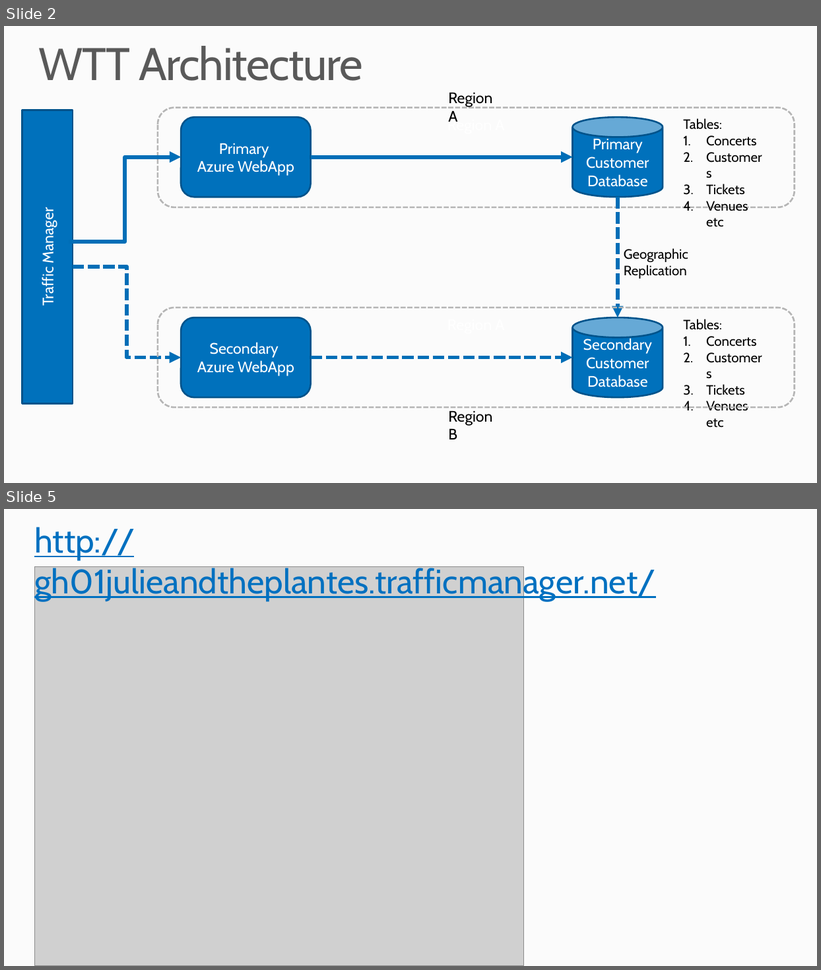
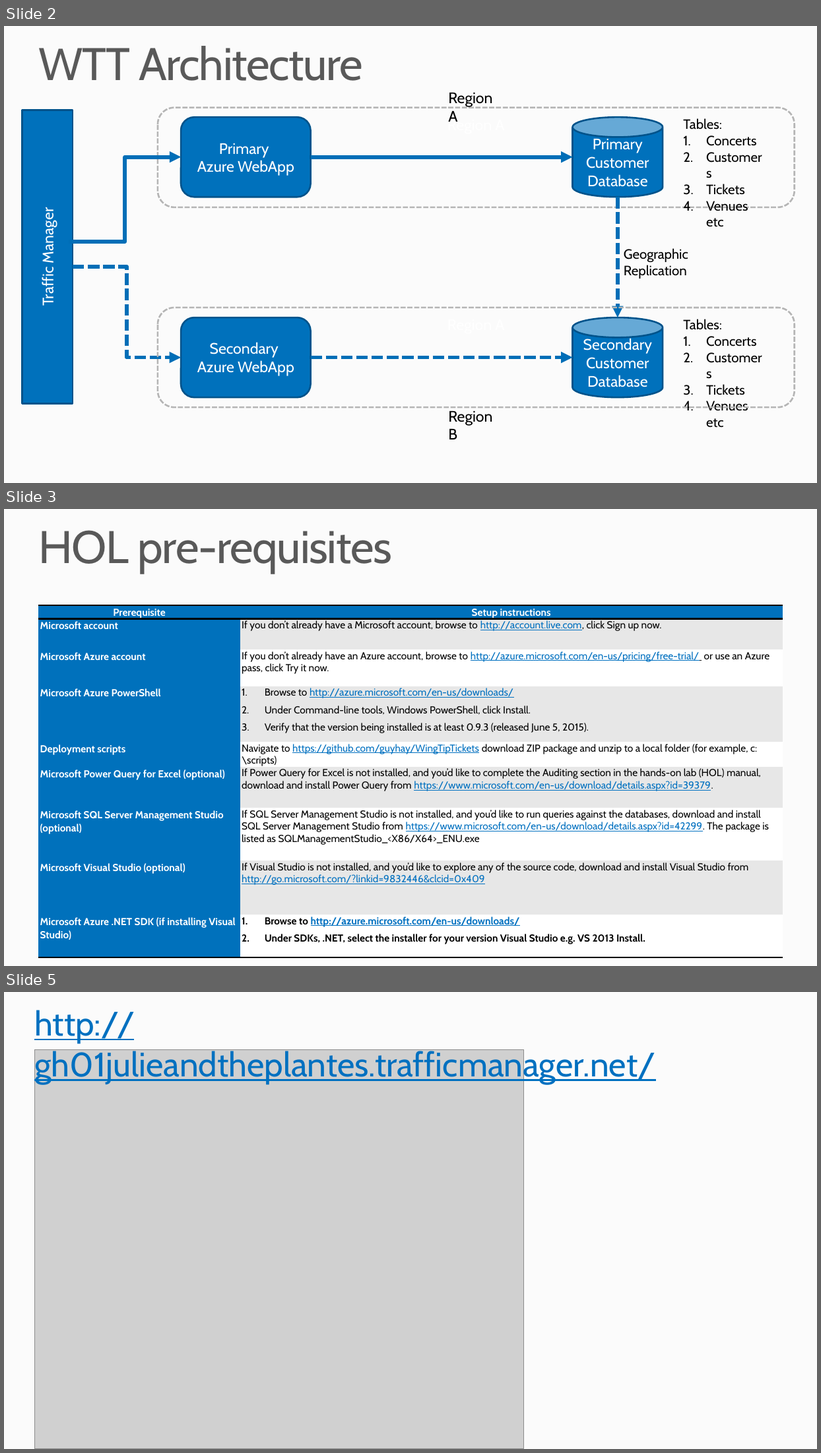
Before and after one commit to microsoft/WingTipTickets, a slide deck: Azure SQL Database - WingTipTickets HOL introduction v2 1.pptx. Shown one above the other, each under a label of ours: slides 2 and 5 before the commit, slides 2, 3 and 5 after it; the slides between them are not shown. The pictures are 821x970 and 821x1453 pixels, drawn with LibreOffice and Linux fonts; fonts in the diff are those of the drawing; grey boxes stand for pictures. Boxes give left, top, right and bottom in pixels: in the first picture for what was removed or moved away, otherwise in the second. Text is boxed around its words. In the diff, an @@ line names an element or a change of style, - is before the commit and + after.

```diff
--- a/Azure SQL Database - WingTipTickets HOL introduction v2 1.pptx
+++ b/Azure SQL Database - WingTipTickets HOL introduction v2 1.pptx
@@ slide 3 added at (x1=4, y1=509, x2=817, y2=966), background #FBFBFB @@
@@ title added at (x1=38, y1=530, x2=392, y2=574), 54 pt, text #595959 @@
+HOL pre-requisites
@@ table added at (x1=39, y1=605, x2=783, y2=956), 9 rows, 2 columns @@
+Prerequisite | Setup instructions
+Microsoft account | If you don’t already have a Microsoft account, browse to http://account.live.com, click Sign up now.
+Microsoft Azure account | If you don’t already have an Azure account, browse to http://azure.microsoft.com/en-us/pricing/free-trial/ or use an Azure pass, click Try it now.
+Microsoft Azure PowerShell | Browse to http://azure.microsoft.com/en-us/downloads/ / Under Command-line tools, Windows PowerShell, click Install. / Verify that the version being installed is at least 0.9.3 (released June 5, 2015).
+Deployment scripts | Navigate to https://github.com/guyhay/WingTipTickets download ZIP package and unzip to a local folder (for example, c:\scripts)
+Microsoft Power Query for Excel (optional) | If Power Query for Excel is not installed, and you’d like to complete the Auditing section in the hands-on lab (HOL) manual, download and install Power Query from https://www.microsoft.com/en-us/download/details.aspx?id=39379.
+Microsoft SQL Server Management Studio (optional) | If SQL Server Management Studio is not installed, and you’d like to run queries against the databases, download and install SQL Server Management Studio from https://www.microsoft.com/en-us/download/details.aspx?id=42299. The package is listed as SQLManagementStudio_<X86/X64>_ENU.exe
+Microsoft Visual Studio (optional) | If Visual Studio is not installed, and you’d like to explore any of the source code, download and install Visual Studio from http://go.microsoft.com/?linkid=9832446&clcid=0x409
+Microsoft Azure .NET SDK (if installing Visual Studio) | Browse to http://azure.microsoft.com/en-us/downloads/ / Under SDKs, .NET, select the installer for your version Visual Studio e.g. VS 2013 Install.
```
Also in this commit, not shown: 1 slide changed.
